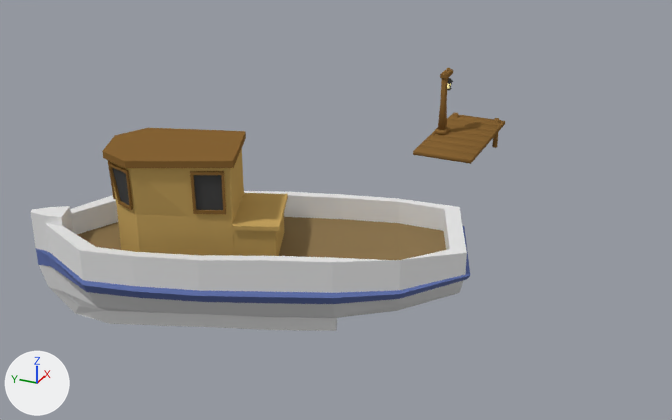
Two versions of the Blender file barco.blend, one commit apart.
The view is the same before and after, from a camera (50 mm lens) standing at (-51.9, -17.6, 28.5) and looking at (5.9, 8.4, -0.4). Arrows for +X, +Y and +Z are at lower left; the lights stay in place. The older version comes first.
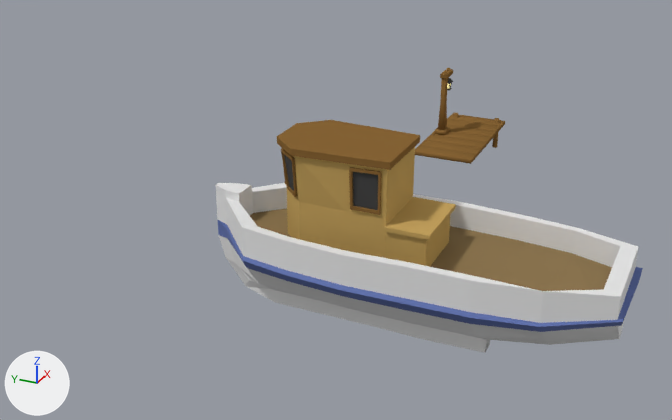
Pixel boxes [x1, y1, x2, y2] of what changed, in the pictures (672 x 420 px):
'Cube.023', moved, turned: before [30, 191, 470, 331]; after [215, 183, 643, 353]
'Cube.035', moved, turned: before [102, 128, 246, 255]; after [277, 120, 420, 258]
'Cube.060', moved, turned: before [232, 193, 288, 256]; after [384, 197, 456, 267]

The edits, one by one:
Object 'Cube.060' (ob_cube_060) moves from (-4.49, 8.37, 1.46) to (-1.45, -1.13, 1.46).
Object 'Cube.060' (ob_cube_060) turns from (0, 0, 21) to (0, 0, -0.7) degrees about x, y and z.
Object 'Cube.035' (ob_cube_035) moves from (-6.41, 15.49, 5.72) to (-0.63, 6.2, 5.72).
Object 'Cube.035' (ob_cube_035) turns from (0, 0, 21) to (0, 0, -0.3) degrees about x, y and z.
Object 'Cube.023' (ob_cube_023) moves from (-3.65, 8.54, -1.74) to (-0.6, -1.28, -1.74).
Object 'Cube.023' (ob_cube_023) turns from (0, 0, 21) to (0, 0, -0.3) degrees about x, y and z.
